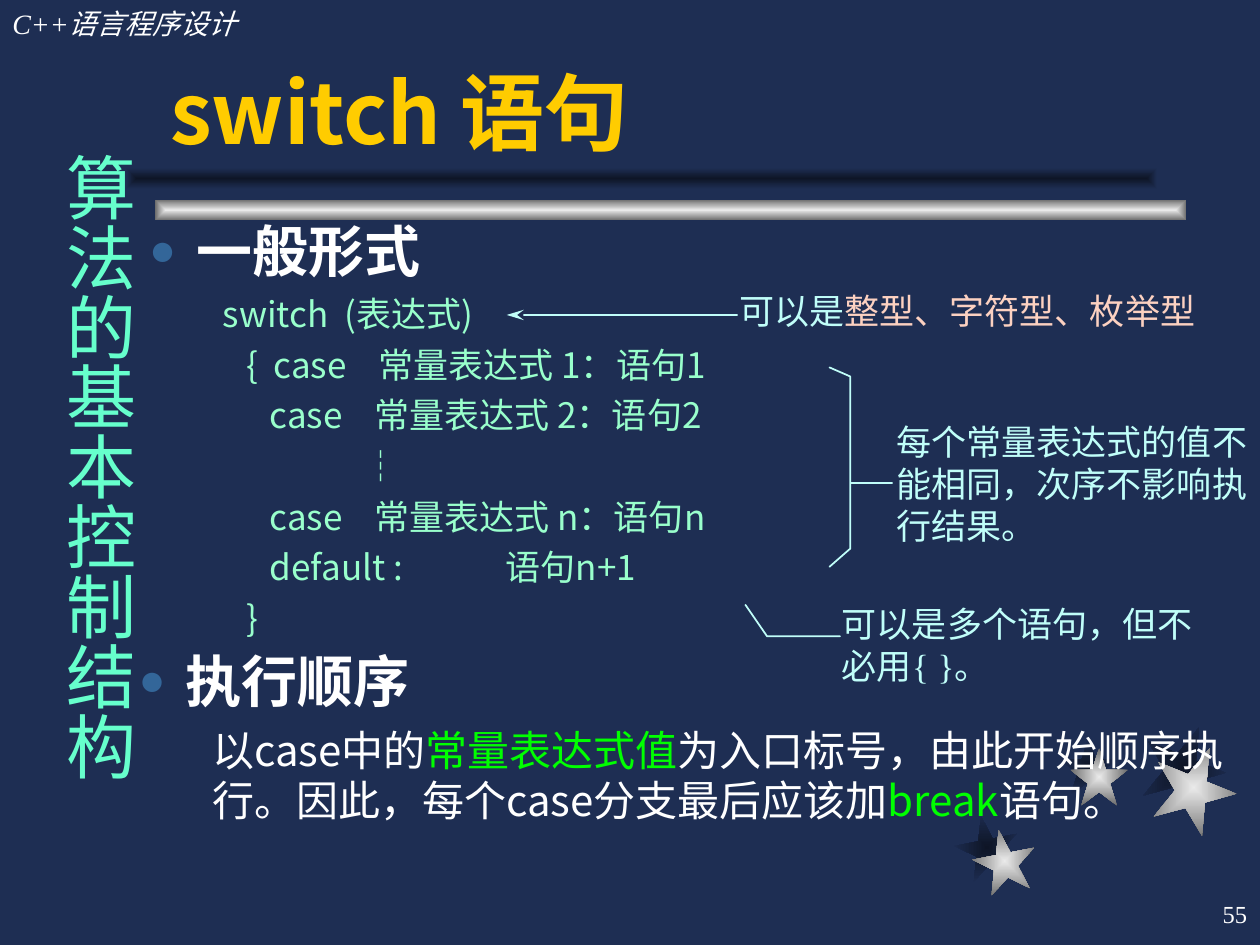
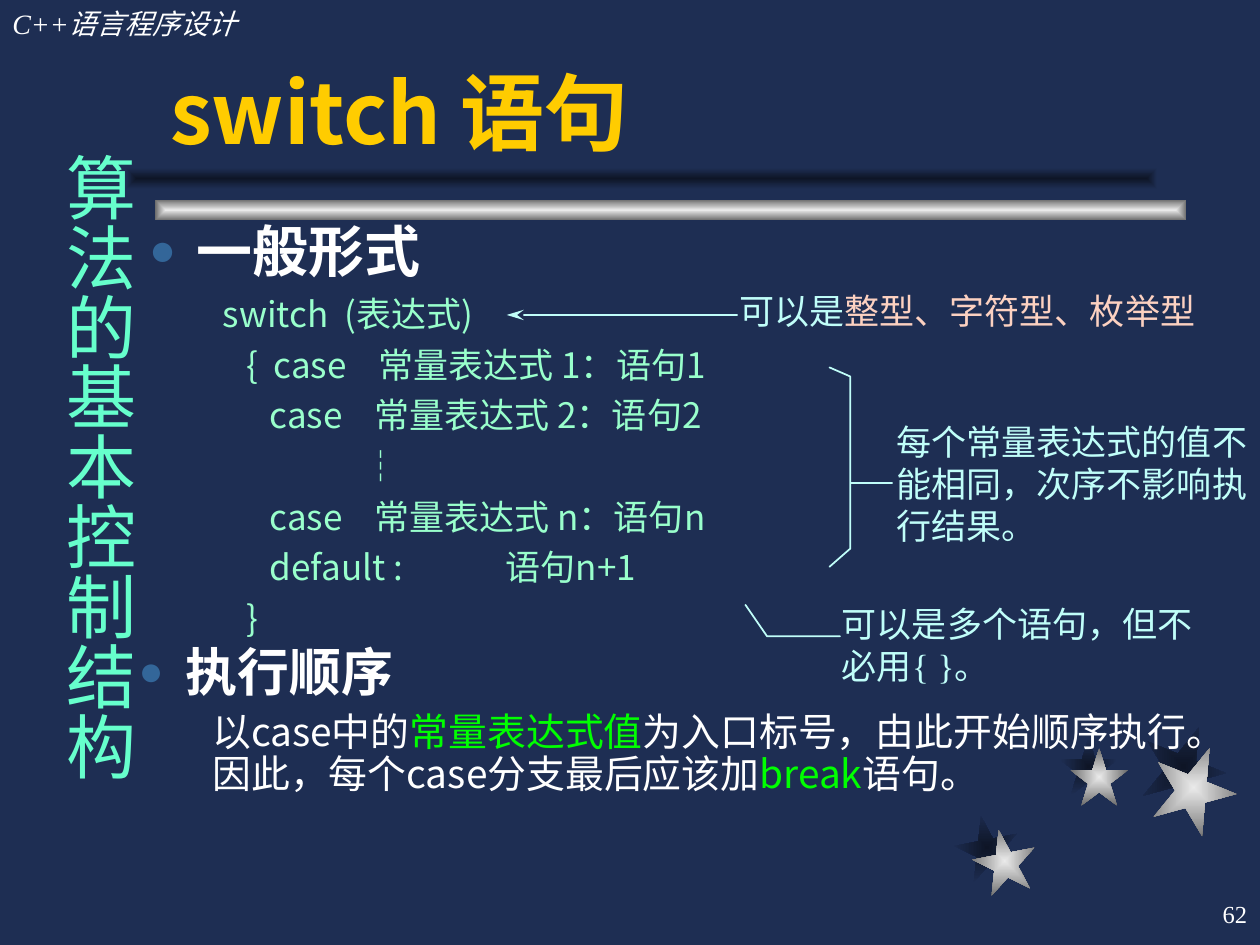
Before and after one commit to cugwhp/OOPCPP, a slide deck: slide 62 of 02.PPT/Ch2-C++语言概述/c++2.ppt (slide 55 before the commit). Drawn at 1260x945 pixels with LibreOffice and Linux fonts; fonts in the diff are those of the drawing. Boxes give left, top, right and bottom in pixels: in the first picture for what was removed or moved away, otherwise in the second. Text is boxed around its words. In the diff, an @@ line names an element or a change of style, - is before the commit and + after.

```diff
--- a/02.PPT/Ch2-C++语言概述/c++2.ppt
+++ b/02.PPT/Ch2-C++语言概述/c++2.ppt
@@ text "执行顺序" at (186, 646, 1225, 792): size 32 to 29.6 pt in "执行顺序"; size 24 to 22.2 pt; line spacing 1 to 0.9 @@
@@ outline redrawn in 5 elements at (950, 810, 1024, 884), (1060, 737, 1118, 795), (1129, 712, 1239, 822), (1070, 748, 1128, 806), (1139, 733, 1249, 843) @@
@@ page number at (1223, 906, 1248, 924): text changed @@
-55
+62
```
Also in this commit, not shown: 67 other slides changed, 13 slides added, 6 slides removed, 4 other files.
